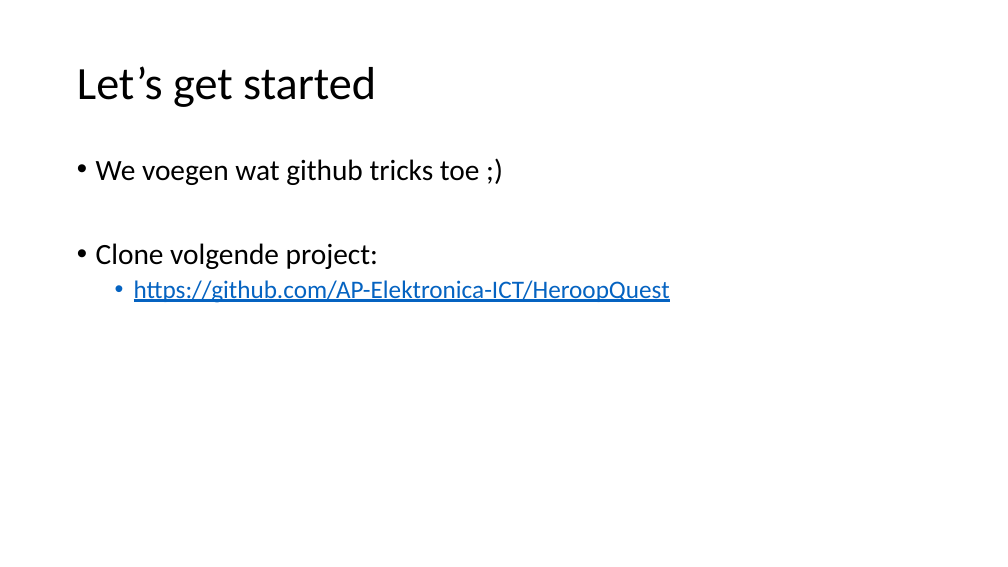
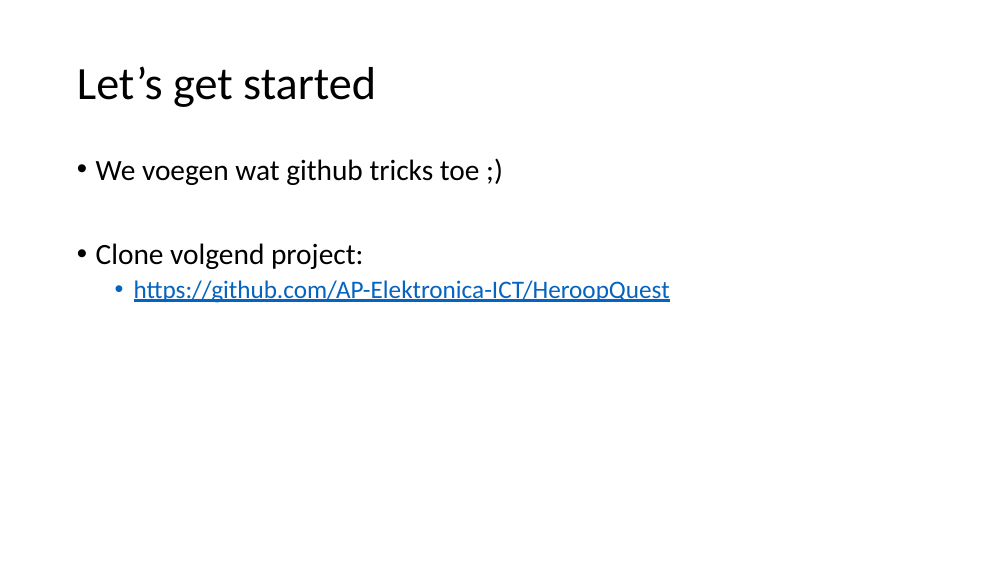
Before and after one commit to AP-IT-GH/HeroopQuest, a slide deck: slide 7 of slides/les1_heroopquest.pptx. Drawn at 1008x567 pixels with LibreOffice and Linux fonts; fonts in the diff are those of the drawing. Boxes give left, top, right and bottom in pixels: in the first picture for what was removed or moved away, otherwise in the second. Text is boxed around its words. In the diff, an @@ line names an element or a change of style, - is before the commit and + after.

```diff
--- a/slides/les1_heroopquest.pptx
+++ b/slides/les1_heroopquest.pptx
@@ text at bbox=[96, 243, 363, 269]: text changed @@
-• Clone volgende project:
+• Clone volgend project:
```
Also in this commit, not shown: 2 other slides changed, 10 other files.
